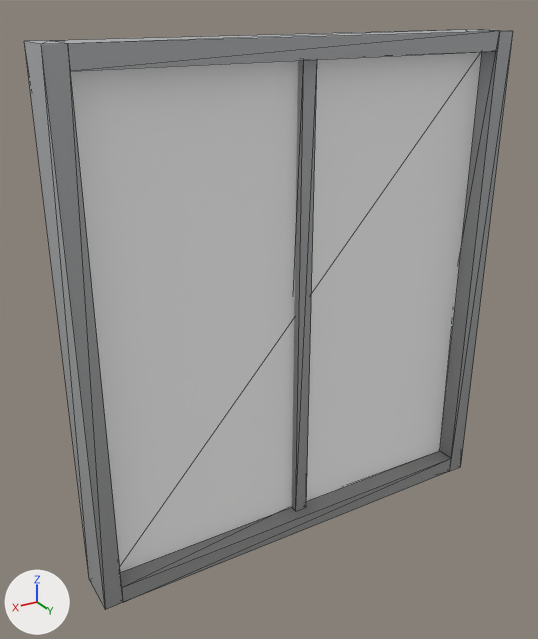
The glTF model models/kit/wall_glass.glb: old version first, new version second.
Both versions are drawn from a 50 mm camera at (1.64, 2.48, 2.32) aimed at (0.12, -0.05, 1.06). Lighting does not change. The marker at lower left points along +X, +Y and +Z. The older version comes first. Mesh edges are drawn as thin lines. Vertices at exactly the same position are counted once.

Before the edit, the objects in view are built like this:
```python
me_base = bpy.data.meshes.new('base')
me_base.from_pydata(...)  # 40 vertices, 72 faces; spans x -1.0..1.0, y -0.1..0.1, z 0.0..2.2
# faces by material slot: [12, 60]
me_base.materials.append(mat_pane)
me_base.materials.append(mat_steel)
ob_wall_glass = bpy.data.objects.new('wall_glass', me_base)
ob_wall_glass.location = (0.0, 0.0, 0.0)
```
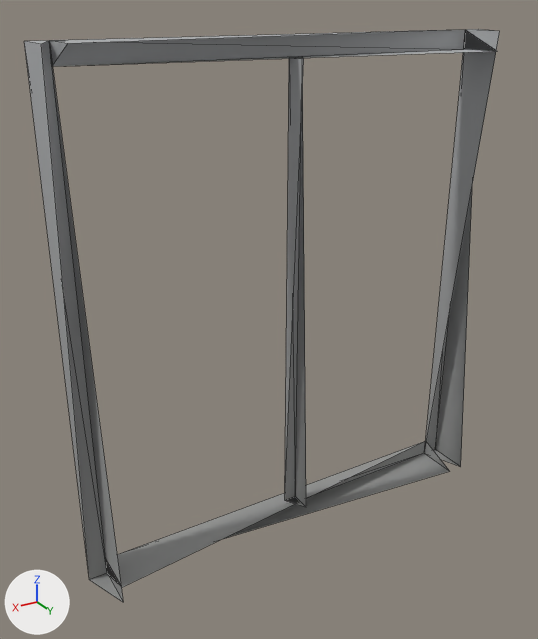
Pixel boxes (x1, y1, x2, y2) of what changed, in the pictures (538 x 639 px):
'wall_glass', reshaped
    before: (24, 29, 513, 610)
    after: (24, 29, 500, 602)
part 1 of me_base, deleted
    before: (71, 52, 482, 572)
part 2 of me_base, deleted
    before: (41, 29, 513, 610)

What the commit changed:
me_base is used by ob_wall_glass; location (0.0, 0.0, 0.0).
me_base had 40 vertices, 72 faces and spanned x -1.0..1.0, y -0.1..0.1, z 0.0..2.2.
me_base no longer uses material mat_pane.
me_base now has 26 vertices, 30 faces and spans x -1.0..1.0, y -0.1..0.1, z 0.0..2.2.
me_base part 1: the loose piece of 8 vertices spanning x -0.92..0.92, y -0.01..0.01, z 0.08..2.12 is deleted.
Part 2, on me_base:
6 vertices are removed from x -1.0..1.0, y 0.05..0.1, z 0.0..2.2.
30 faces are deleted.
